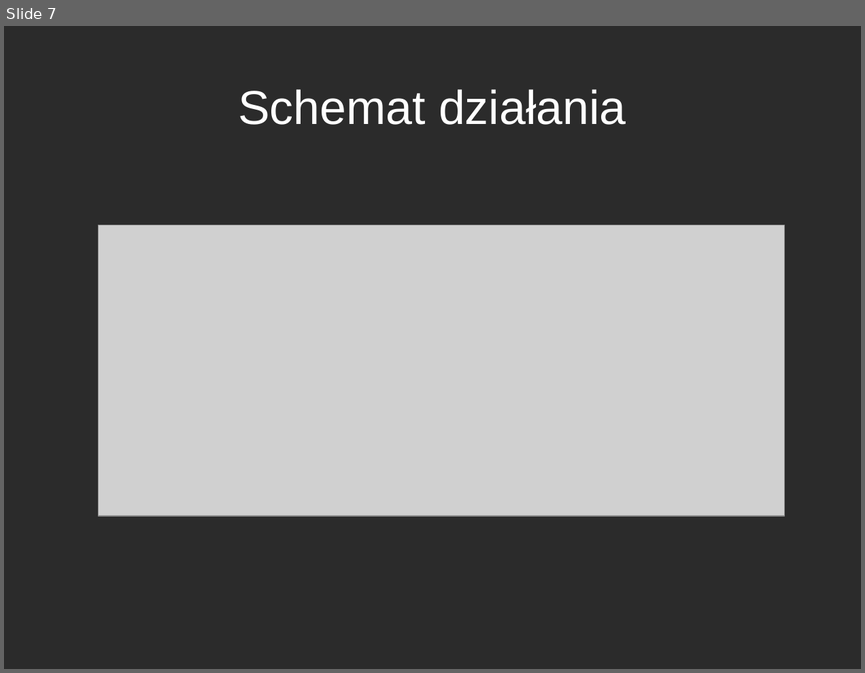
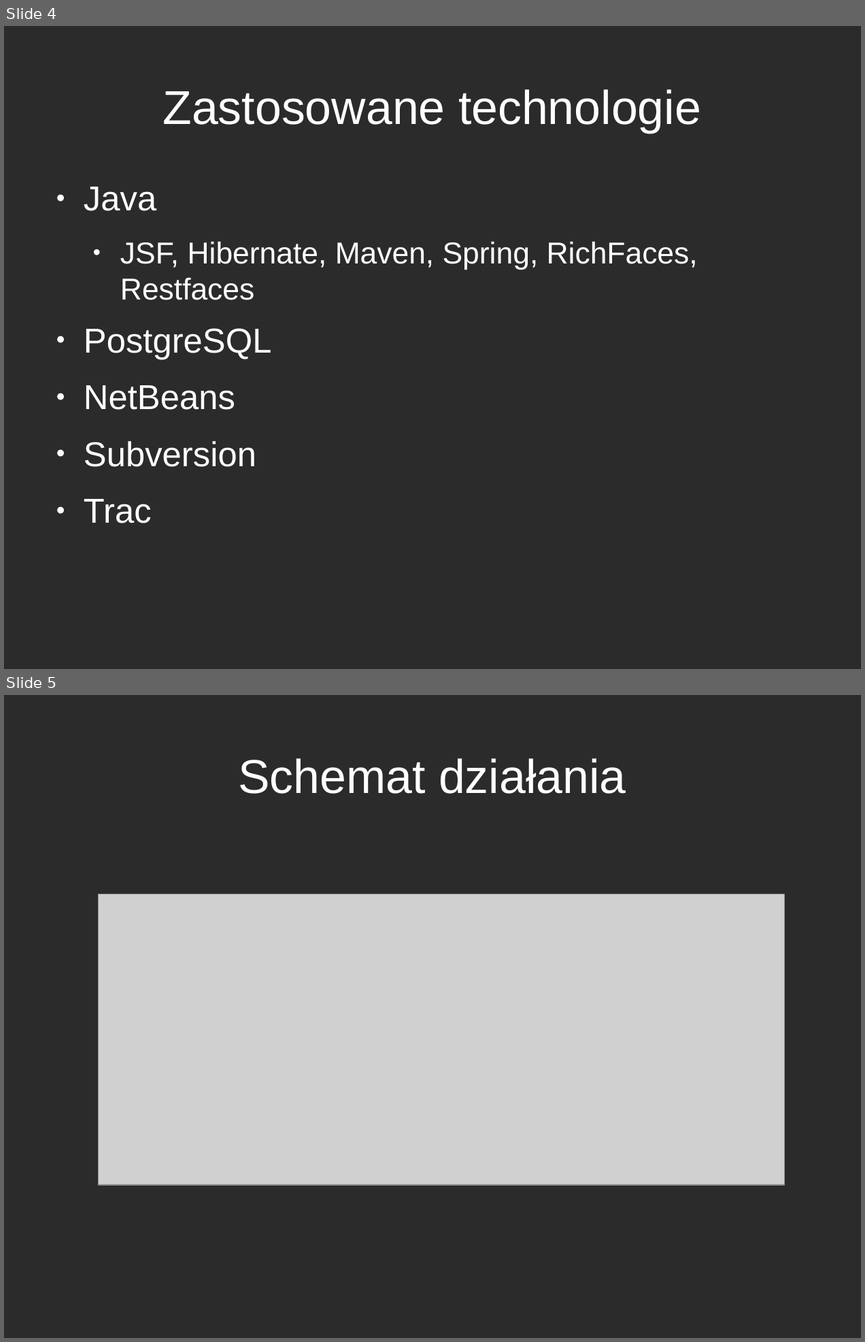
Before and after one commit to faramir/ZawodyWeb, a slide deck: res/prezentacja.odp. Shown one above the other, each under a label of ours: slide 7 before the commit, slides 4 and 5 after it. The pictures are 865x673 and 865x1342 pixels, drawn with LibreOffice and Linux fonts; fonts in the diff are those of the drawing; grey boxes stand for pictures; background and template pictures are left out; a plain dark background stands for a picture behind light text. Boxes give left, top, right and bottom in pixels: in the first picture for what was removed or moved away, otherwise in the second. Text is boxed around its words. In the diff, an @@ line names an element or a change of style, - is before the commit and + after.

```diff
--- a/res/prezentacja.odp
+++ b/res/prezentacja.odp
@@ slide 4 added at <box>4,26,861,669</box>, background picture (left out) @@
@@ title added at <box>163,89,701,133</box>, 44 pt, text #FFFFFF @@
+Zastosowane technologie
@@ text added at <box>84,186,698,523</box>, 28 pt, text #FFFFFF @@
+● Java
+  ● JSF, Hibernate, Maven, Spring, RichFaces, Restfaces
+● PostgreSQL
+● NetBeans
+● Subversion
+● Trac
@@ what was slide 7 is now slide 5 @@
```
Also in this commit, not shown: 5 slides changed, 1 slide removed, 1 other file.
